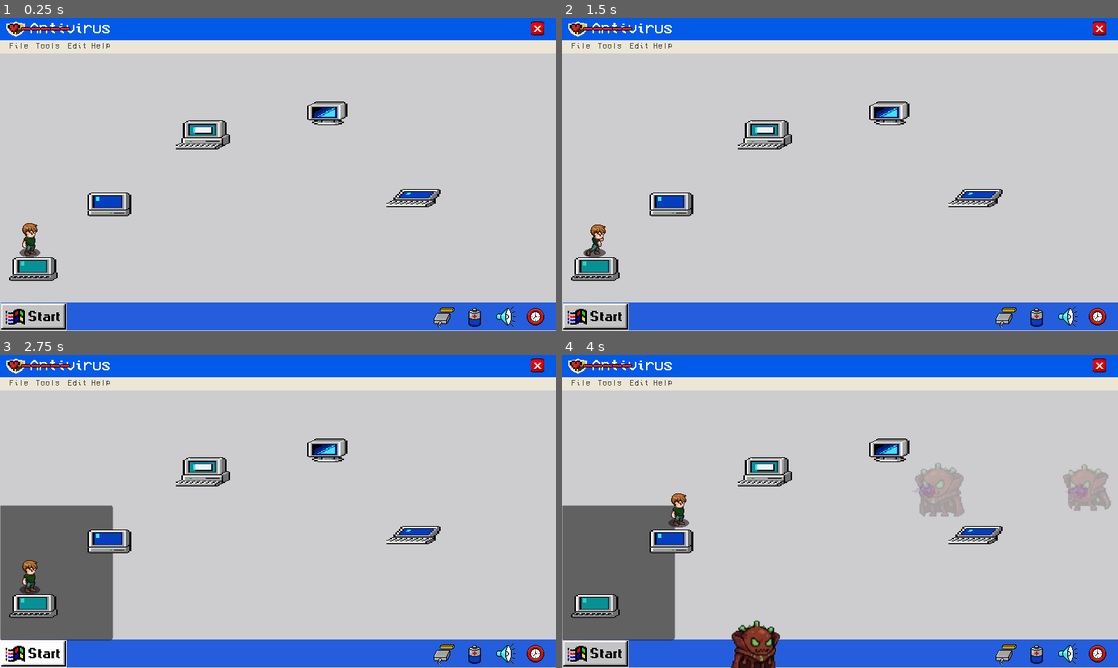
Above: before the commit, frames 1-4 (two rows, left to right).
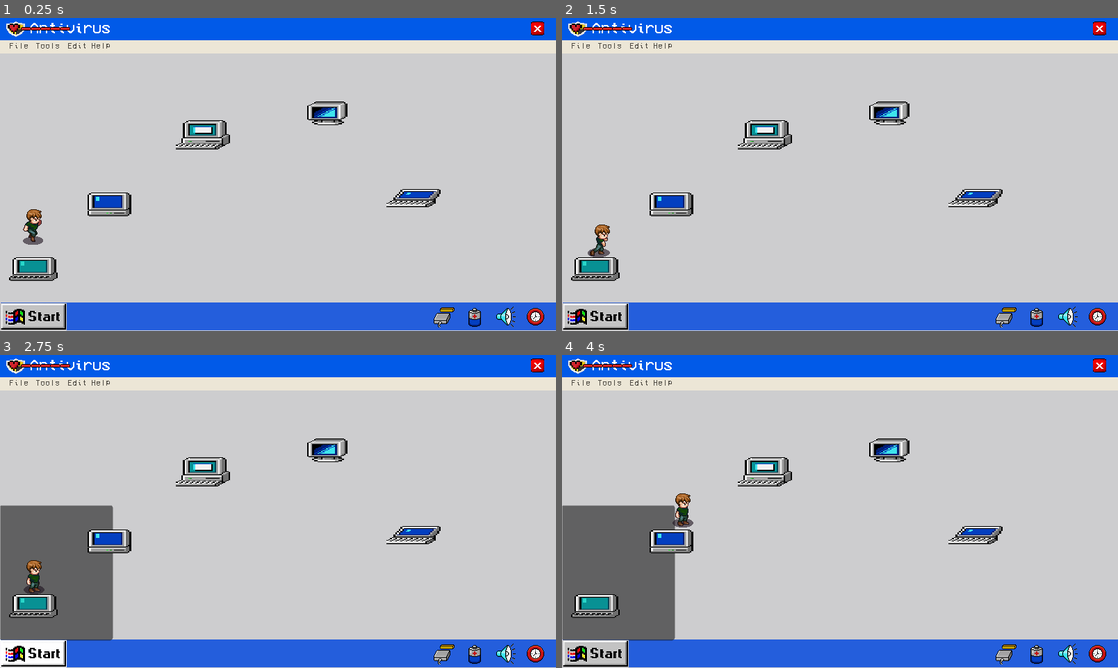
Above: after the commit, the same moments.

Repository: Amrr233/WhileTrue
Game: Godot game, scene res://scenes/levels/antivirus_investigate.tscn
Two runs of this game, one before a commit and one after it. Both use one fixed random seed, a clock stepped at 60 frames per second and the inputs below. This scene is started directly instead of the project's main scene. Sound files missing from this copy of the repository are replaced by a short silence.
Inputs (mouse positions are in pixels of both pictures, inside the frame that each line leads up to):
- Up to frame 1 (0.25 s): no input
- Up to frame 2 (1.5 s): click (1067, 318) at 0.5 s; click (1095, 318) at 1.25 s
- Up to frame 3 (2.75 s): click (33, 652) at 2 s
- Up to frame 4 (4 s): tap Enter (ui_accept) at 2.75 s; move the mouse to (962, 495) at 2.77 s; hold D (right) 2.78-3.5 s; hold J (attack) 2.78-3.5 s; click (962, 495) at 2.92 s; tap Space (jump) at 3.02 s; drag from (728, 527) to (812, 574) at 3.52 s

The runs differ from the first frame. In frame 1, 0.4% of the frame differs, in the area x 3-8%, y 61-77%; in frame 2, 0.3%; in frame 3, 0.3%; in frame 4, 3.4%, in the area x 19-99%, y 34-100%.

Commit message:
added virus hunter intro finally (need quote and sfx i guess maybe)

Diff:
--- a/scenes/enemies/virus_basic.tscn
+++ b/scenes/enemies/virus_basic.tscn
@@ -112,7 +112,7 @@
 collision_layer = 4
 collision_mask = 3
 script = ExtResource("1_basic")
-max_health = 6
+max_health = 8
 speed = 130.0
 chase_range = 120.0
 
--- a/scenes/enemies/virus_hunter.tscn
+++ b/scenes/enemies/virus_hunter.tscn
@@ -121,14 +121,13 @@
 collision_layer = 4
 collision_mask = 3
 script = ExtResource("1_hunter")
-max_health = 12
+max_health = 16
 speed = 150.0
-chase_range = 5.0
-melee_range = 5.0
+intro_lines = Array[String](["ali ya ali ali ya ali", "سبشسب"])
 decoy_count = 4
 decoy_spawn_offset = 250.0
 projectile_scene = ExtResource("2_qjw4k")
-fire_range = 5.0
+fire_range = 160.0
 
 [node name="CollisionShape2D" type="CollisionShape2D" parent="." unique_id=872589895]
 position = Vector2(3, 12.5)
--- a/scenes/enemies/virus_ranged.tscn
+++ b/scenes/enemies/virus_ranged.tscn
@@ -95,6 +95,7 @@
 collision_layer = 4
 collision_mask = 3
 script = ExtResource("1_ranged")
+max_health = 10
 attack_range = 20.0
 projectile_scene = ExtResource("2_projectile")
 fire_range = 330.0
--- a/scenes/levels/antivirus_investigate.tscn
+++ b/scenes/levels/antivirus_investigate.tscn
@@ -6,6 +6,7 @@
 [ext_resource type="PackedScene" uid="uid://b7lax1cf5cckh" path="res://scenes/enemies/virus_basic.tscn" id="3_nlgur"]
 [ext_resource type="FontFile" uid="uid://brwcfwr6yyg2i" path="res://assets/fonts/pixel_art_font.ttf" id="4_g1f4f"]
 [ext_resource type="PackedScene" uid="uid://dxhtg0yxo74v5" path="res://scenes/enemies/virus_ranged.tscn" id="4_qrxir"]
+[ext_resource type="PackedScene" uid="uid://bh0v2tptecdng" path="res://scenes/ui/boss_dialogue_box.tscn" id="5_42e5l"]
 [ext_resource type="Texture2D" uid="uid://bfchhfdsbm5s1" path="res://assets/art/ui/antiviru.png" id="5_bjf84"]
 [ext_resource type="Texture2D" uid="uid://kfflld0fxq41" path="res://assets/art/ui/exit.png" id="6_mbssk"]
 [ext_resource type="Texture2D" uid="uid://880bw65tfguy" path="res://assets/art/ui/itchio-pxl-retro-computer-icons-set-110/itchio-pxl-retro-computer-icons-set-110/separated-items/itchio-pxl-retro-computer-icons-set-110-item100.png" id="7_ofryp"]
@@ -54,10 +55,12 @@
 reward_text = "INVESTIGATION COMPLETE — KEY OBTAINED"
 
 [node name="PlayerSpawn" type="Marker2D" parent="." unique_id=1393090974]
-position = Vector2(46, 295)
+position = Vector2(52, 259)
 
 [node name="HUD" type="CanvasLayer" parent="." unique_id=1017970974]
 layer = 5
+
+[node name="BossDialogueBox" parent="HUD" unique_id=292998612 instance=ExtResource("5_42e5l")]
 
 [node name="RewardLabel" type="Label" parent="HUD" unique_id=807522322]
 visible = false
@@ -78,13 +81,19 @@
 position = Vector2(1026, -392)
 
 [node name="basic" type="Marker2D" parent="Spawns" unique_id=1081111755]
-position = Vector2(214, 482)
+position = Vector2(207, 524)
+
+[node name="basic3" type="Marker2D" parent="Spawns" unique_id=206632149]
+position = Vector2(-69, 503)
+
+[node name="basic2" type="Marker2D" parent="Spawns" unique_id=1251127727]
+position = Vector2(476, 517)
 
 [node name="ranged" type="Marker2D" parent="Spawns" unique_id=161952604]
-position = Vector2(214, 482)
+position = Vector2(2333, 593)
 
 [node name="hunter" type="Marker2D" parent="Spawns" unique_id=511063391]
-position = Vector2(41, 488)
+position = Vector2(4270, 618)
 
 [node name="cursor" parent="." unique_id=1380842287 instance=ExtResource("15_ofryp")]
 visible = false
@@ -96,8 +105,8 @@
 [node name="background" type="ColorRect" parent="CanvasLayer" unique_id=1282710294]
 offset_left = -175.0
 offset_top = -154.0
-offset_right = 4169.0
-offset_bottom = 783.0
+offset_right = 5806.0
+offset_bottom = 984.0
 color = Color(0.8039216, 0.8039216, 0.8117647, 1)
 
 [node name="top_bar" type="CanvasLayer" parent="." unique_id=892722764]
--- a/scripts/enemies/virus_hunter.gd
+++ b/scripts/enemies/virus_hunter.gd
@@ -5,23 +5,27 @@
 
 @export var max_health: int = 5
 @export var speed: float = 85.0
-@export var chase_range: float = 220.0
-@export var melee_range: float = 16.0
+@export var chase_range: float = 260.0
+@export var melee_range: float = 24.0
 @export var melee_damage: int = 2
 @export var melee_cooldown: float = 0.6
 @export var knockback_resistance: float = 0.5
 
+@export_category("Intro Dialogue")
+@export var intro_lines: Array[String] = []
+
 @export_category("Teleport & Decoys")
+@export var teleport_trigger_range: float = 240.0
 @export var teleport_cooldown: float = 4.0
-@export var teleport_min_distance: float = 200.0
-@export var teleport_max_distance: float = 290.0
-@export var decoy_count: int = 2           # التحكم بعدد النسخ الوهمية
-@export var decoy_spawn_offset: float = 60.0 # التحكم بمسافة ابتعاد النسخ يميناً ويساراً
+@export var teleport_min_distance: float = 100.0
+@export var teleport_max_distance: float = 180.0
+@export var decoy_count: int = 2
+@export var decoy_spawn_offset: float = 60.0
 
 @export_category("Ranged")
 @export var projectile_scene: PackedScene
 @export var ranged_damage: int = 1
-@export var fire_range: float = 160.0
+@export var fire_range: float = 200.0
 @export var fire_cooldown: float = 1.5
 
 var health: int
@@ -32,6 +36,9 @@
 var _is_attacking := false
 var _target: Node2D
 
+var _intro_played: bool = false
+var _is_intro_playing: bool = false
+
 @onready var visual: AnimatedSprite2D = $Visual as AnimatedSprite2D
 @onready var teleport_sound: AudioStreamPlayer2D = $TeleportSound as AudioStreamPlayer2D
 
@@ -43,16 +50,19 @@
 	_fire_timer = randf_range(0.5, fire_cooldown)
 
 func _physics_process(delta: float) -> void:
+	if not is_instance_valid(_target):
+		_target = get_tree().get_first_node_in_group("player") as Node2D
+
+	if _is_intro_playing or _is_teleporting:
+		velocity.x = move_toward(velocity.x, 0.0, 320.0 * delta)
+		move_and_slide()
+		_update_animations()
+		return
+
 	if _melee_timer > 0.0: _melee_timer -= delta
 	if _fire_timer > 0.0: _fire_timer -= delta
 	if _teleport_timer > 0.0: _teleport_timer -= delta
 
-	if not is_instance_valid(_target):
-		_target = get_tree().get_first_node_in_group("player") as Node2D
-
-	if _is_teleporting:
-		return
-
 	if not is_on_floor():
 		velocity += get_gravity() * delta
 
@@ -63,7 +73,11 @@
 		distance = global_position.distance_to(_target.global_position)
 		direction = signf(_target.global_position.x - global_position.x)
 
-	if _teleport_timer <= 0.0 and is_instance_valid(_target):
+	if not _intro_played and intro_lines.size() > 0 and is_instance_valid(_target) and distance <= chase_range:
+		_play_intro_sequence()
+		return
+
+	if _teleport_timer <= 0.0 and is_instance_valid(_target) and distance <= teleport_trigger_range:
 		_start_teleport_sequence()
 		return
 
@@ -79,10 +93,34 @@
 			_melee_timer = melee_cooldown
 			if _target.has_method("take_damage"):
 				_target.take_damage(melee_damage, direction * 130.0, -90.0)
-		elif distance <= fire_range and _fire_timer <= 0.0 and projectile_scene and not _is_attacking:
+		elif distance <= fire_range and _fire_timer <= 0.0 and not _is_attacking:
 			_fire_at_target()
 
 	_update_animations()
+
+func _play_intro_sequence() -> void:
+	_intro_played = true
+	_is_intro_playing = true
+	velocity.x = 0.0
+
+	var player = get_tree().get_first_node_in_group("player") as Player
+	if player and player.has_method("set_controls_disabled"):
+		player.set_controls_disabled(true)
+
+	var dialogue: BossDialogueBox = null
+	var nodes = get_tree().get_nodes_in_group("dialogue_box")
+	if not nodes.is_empty():
+		dialogue = nodes[0] as BossDialogueBox
+	else:
+		dialogue = get_tree().current_scene.get_node_or_null("HUD/BossDialogueBox") as BossDialogueBox
+
+	if dialogue:
+		await dialogue.play_sequence(intro_lines)
+
+	if player and player.has_method("set_controls_disabled"):
+		player.set_controls_disabled(false)
+
+	_is_intro_playing = false
 
 func _update_animations() -> void:
 	if visual == null: return
@@ -97,33 +135,27 @@
 	else:
 		visual.play("idle")
 
-# --- تسلسل التيلبورت وتشغيل الصوت وإنشاء النسخ ---
 func _start_teleport_sequence() -> void:
 	_is_teleporting = true
 	_teleport_timer = teleport_cooldown
 	var old_position = global_position
 
-	# تشغيل صوت التيلبورت
 	if teleport_sound:
 		teleport_sound.play()
 
-	# 1. اختفاء تدريجي للوحش الأصلي
 	var fade_out = create_tween()
 	fade_out.tween_property(visual, "modulate:a", 0.0, 0.25)
 	await fade_out.finished
 
-	# 2. إنشاء النسخ بحسب العدد والمسافة المحددين
 	for i in range(decoy_count):
 		var side = 1.0 if (i % 2 == 0) else -1.0
 		var multiplier = (i / 2) + 1
 		var decoy_pos = old_position + Vector2(decoy_spawn_offset * multiplier * side, 0.0)
 		_spawn_decoy(decoy_pos)
 
-	# 3. الانتقال للموقع الجديد مع التأكد من وجود أرضية تحته
 	var new_pos = _find_safe_teleport_position()
 	global_position = new_pos
 
-	# 4. ظهور تدريجي للوحش الأصلي
 	var fade_in = create_tween()
 	fade_in.tween_property(visual, "modulate:a", 1.0, 0.25)
 	await fade_in.finished
@@ -150,16 +182,14 @@
 	var side = -1.0 if randf() < 0.5 else 1.0
 	return _target.global_position + Vector2(teleport_min_distance * side, -10.0)
 
-# --- إنشاء نسخة وهمية شفافة بـ 1 HP وبدون تصادم مع اللاعب ---
 func _spawn_decoy(spawn_pos: Vector2) -> void:
 	var decoy = CharacterBody2D.new()
 	decoy.global_position = spawn_pos
 	decoy.add_to_group("enemies")
 
 	decoy.collision_layer = 0
-	decoy.collision_mask = 1 # التصادم مع الأرضية فقط
-
-	# منع أي تصادم أو دفع للاعب
+	decoy.collision_mask = 1
+
 	if is_instance_valid(_target) and _target is PhysicsBody2D:
 		decoy.add_collision_exception_with(_target)
 
@@ -170,7 +200,7 @@
 var speed: float = 75.0
 var fire_cooldown: float = 2.0
 var _fire_timer: float = 0.8
-var lifetime: float = 4.0 # تختفي تلقائياً بعد 4 ثواني
+var lifetime: float = 4.0
 var _target: Node2D
 var projectile_scene: PackedScene
 var visual: AnimatedSprite2D
@@ -216,16 +246,18 @@
 		visual.play("throw")
 
 	if projectile_scene:
+		var dir := (_target.global_position - global_position).normalized()
 		var proj = projectile_scene.instantiate()
 		proj.collision_layer = 0
 		proj.collision_mask = 0
-		proj.modulate = Color(1.0, 1.0, 1.0, 0.15) # شفافية المقذوف (15%)
+		proj.modulate = Color(1.0, 1.0, 1.0, 0.15)
 		if "damage" in proj:
 			proj.damage = 0
-		get_tree().current_scene.add_child(proj)
-		proj.global_position = global_position
+		proj.global_position = global_position + (dir * 20.0)
 		if "direction" in proj:
-			proj.direction = (_target.global_position - global_position).normalized()
+			proj.direction = dir
+		var parent_node = get_parent() if get_parent() else get_tree().current_scene
+		parent_node.add_child(proj)
 
 func take_damage(amount: int = 1, _knockback: float = 0.0, _up: float = 0.0) -> void:
 	health -= amount
@@ -248,7 +280,7 @@
 		decoy_sprite.sprite_frames = visual.sprite_frames
 		decoy_sprite.animation = "idle"
 		decoy_sprite.play()
-		decoy_sprite.modulate = Color(1.0, 1.0, 1.0, 0.25) # شفافية النسخة (25%)
+		decoy_sprite.modulate = Color(1.0, 1.0, 1.0, 0.25)
 		decoy_sprite.flip_h = visual.flip_h
 		decoy.add_child(decoy_sprite)
 
@@ -259,25 +291,44 @@
 
 	get_tree().current_scene.add_child(decoy)
 
+# --- دالة الإطلاق المعدلة والمعالجة ---
 func _fire_at_target() -> void:
 	if not is_instance_valid(_target) or _is_attacking:
 		return
 
+	if projectile_scene == null:
+		push_warning("⚠️ VirusHunter: لم يتم تحديد Projectile Scene في الـ Inspector!")
+		return
+
 	_is_attacking = true
 	_fire_timer = fire_cooldown
 
 	if visual and visual.sprite_frames and visual.sprite_frames.has_animation("throw"):
 		visual.play("throw")
-		await get_tree().create_timer(0.25).timeout
-
-	if projectile_scene and is_instance_valid(_target):
+		await get_tree().create_timer(0.18).timeout
+
+	if is_instance_valid(_target) and projectile_scene:
+		var dir := (_target.global_position - global_position).normalized()
 		var projectile = projectile_scene.instantiate()
+
 		if "damage" in projectile:
 			projectile.damage = ranged_damage
-		get_tree().current_scene.add_child(projectile)
-		projectile.global_position = global_position
+
 		if "direction" in projectile:
-			projectile.direction = (_target.global_position - global_position).normalized()
+			projectile.direction = dir
+
+		projectile.global_position = global_position + (dir * 28.0)
+
+		# الفحص الصحيح: تفعيل استثناء الاصطدام فقط لو المقذوف PhysicsBody2D وليس Area2D
+		if projectile is PhysicsBody2D:
+			projectile.add_collision_exception_with(self)
+
+		var spawn_parent = get_parent() if get_parent() else get_tree().current_scene
+		spawn_parent.add_child(projectile)
+
+		projectile.global_position = global_position + (dir * 28.0)
+		if "direction" in projectile:
+			projectile.direction = dir
 
 	_is_attacking = false
 
--- a/scripts/levels/antivirus_arena.gd
+++ b/scripts/levels/antivirus_arena.gd
@@ -15,6 +15,10 @@
 @export var unlock_flag: String = ""
 @export var reward_text: String = "ROUND COMPLETE"
 @export var next_scene: String = "res://scenes/levels/antivirus.tscn"
+
+@export_category("Hunter Intro Dialogue")
+## أسطر الكلام الخاصة بالـ Hunter (اكتبها في سين Investigate فقط، واتركها فارغة في الباقي)
+@export var hunter_intro_lines: Array[String] = []
 
 @onready var player: Player = $Player
 @onready var player_spawn: Marker2D = $PlayerSpawn
@@ -63,14 +67,18 @@
 		enemy.global_position = (spawn_point as Node2D).global_position
 		enemy.died.connect(_on_enemy_died)
 
-		# Platform 1 Logic (أي سباون يحتوي اسمه على 1 أو small)
+		# تمرير أسطر الحوار للهنتر إذا كانت متوفرة في هذه الساحة
+		if enemy is VirusHunter and hunter_intro_lines.size() > 0:
+			enemy.intro_lines = hunter_intro_lines
+
+		# Platform 1 Logic
 		if "1" in spawn_point.name or "small" in spawn_point.name.to_lower():
 			_platform_1_remaining += 1
 			if enemy.has_signal("took_damage"):
 				enemy.took_damage.connect(_on_platform_virus_hurt)
 			enemy.died.connect(_on_platform_virus_died)
 
-		# Platform 2 Logic (أي سباون يحتوي اسمه على 2 أو أي اسم آخر)
+		# Platform 2 Logic
 		else:
 			_platform_2_remaining += 1
 			if enemy.has_signal("took_damage"):
@@ -90,7 +98,6 @@
 
 	return enemy_scene
 
-# --- Platform 1 Status Logic ---
 func _on_platform_virus_hurt() -> void:
 	if scan_bar:
 		scan_bar.set_status(ScanStatusBar.State.PROCESS)
@@ -100,7 +107,6 @@
 	if _platform_1_remaining <= 0 and scan_bar:
 		scan_bar.set_status(ScanStatusBar.State.CLEAN)
 
-# --- Platform 2 Status Logic ---
 func _on_platform_2_virus_hurt() -> void:
 	if scan_bar_2:
 		scan_bar_2.set_status(ScanStatusBar.State.PROCESS)
@@ -110,7 +116,6 @@
 	if _platform_2_remaining <= 0 and scan_bar_2:
 		scan_bar_2.set_status(ScanStatusBar.State.CLEAN)
 
-# --- Global Round Logic ---
 func _on_enemy_died() -> void:
 	_remaining -= 1
 	if _remaining <= 0 and not _completed:
